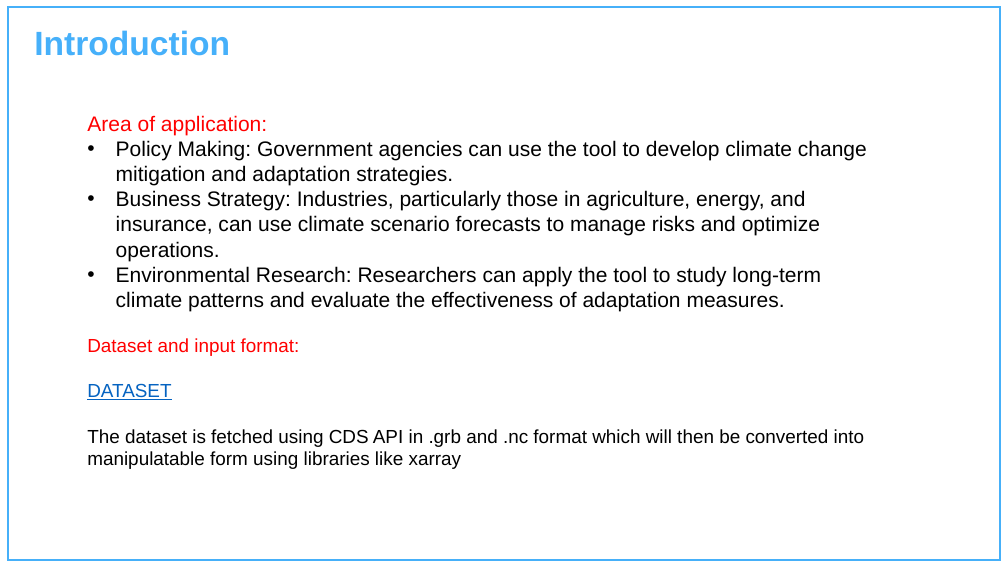
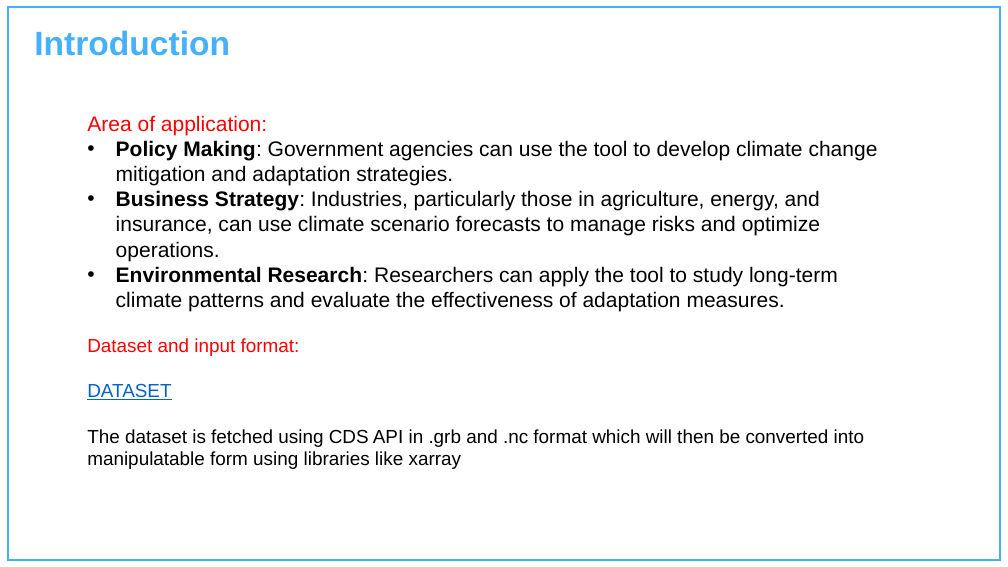
Before and after one commit to Charu-2718/AdaptiPlan, a slide deck: slide 7 of Project Presentation Template.pptx. Drawn at 1008x567 pixels with LibreOffice and Linux fonts; fonts in the diff are those of the drawing; background and template pictures are left out. Boxes give left, top, right and bottom in pixels: in the first picture for what was removed or moved away, otherwise in the second. Text is boxed around its words. In the diff, an @@ line names an element or a change of style, - is before the commit and + after.

```diff
--- a/Project Presentation Template.pptx
+++ b/Project Presentation Template.pptx
@@ text at bbox=[116, 140, 878, 312]: bold on in "Policy Making:", "Business Strategy:", "Environmental Research:" @@
```
Also in this commit, not shown: 1 other slide changed.
